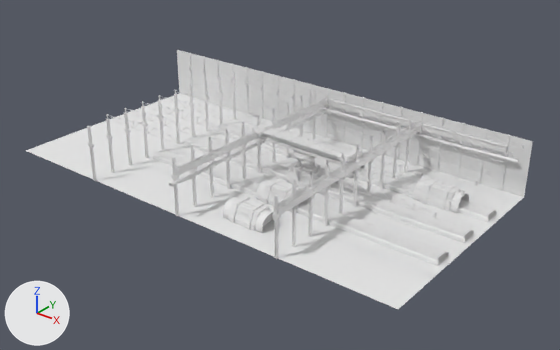
An edit to the Blender file t/mjin2/Effects/l2.blend, drawn before and after from the same camera.
The view is the same before and after, from a 50 mm lens placed at (398.0, -468.0, 295.0), pointed at (23.0, 0.0, 4.0). Arrows for +X, +Y and +Z are at lower left; the lights stay in place.
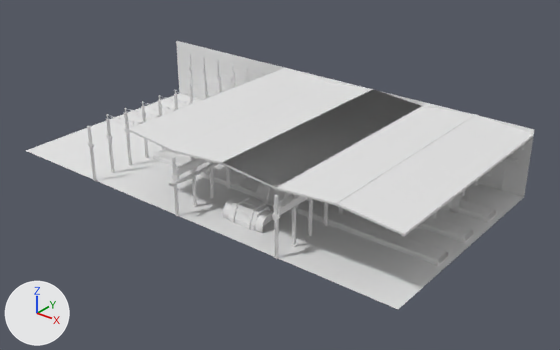
What differs and where, as boxes (x1, y1, x2, y2) in the pictures (560 x 350 px; the box of a moved part takes in the faces that stretch with it):
'Cube', mesh rescaled: before (26, 50, 533, 309); after (26, 41, 535, 309)
'Plane.434', added: after (337, 115, 534, 236)
'Plane.431', added: after (223, 89, 421, 190)
'Plane.433', added: after (277, 106, 476, 206)
'Plane.429', added: after (128, 68, 327, 153)
'Plane.428', added: after (173, 82, 373, 165)
part 1 of me_cube, moved or reshaped: before (177, 50, 533, 197); after (176, 41, 535, 197)
'Plane.210', unchanged, covered by the edit: before (185, 136, 471, 238); after (422, 216, 471, 238)
'Plane.045', unchanged, covered by the edit: before (259, 127, 350, 165)
'Plane.227', unchanged, covered by the edit: before (413, 179, 469, 213); after (440, 192, 469, 213)
'Circle.003', unchanged, covered by the edit: before (169, 110, 519, 187); after (169, 157, 519, 187)

The change, as a diff of the scene's bpy script:
```diff
--- a/t/mjin2/Effects/l2.blend.py
+++ b/t/mjin2/Effects/l2.blend.py
@@ me_cube @@
 me_cube.from_pydata(...)  # 12 vertices, 6 faces; spans x -200.0..200.0, y -100.0..100.0, z 0.0..50.0
 # used by ob_cube; location = (0.0, 0.0, 0.0)
+# me_cube part 1: the whole mesh is scaled about the mesh origin by (1, 1, 1.2)
 me_cube.materials.append(mat_material)
@@ me_plane_027 @@
+me_plane_027.from_pydata(...)  # 376 vertices, 282 faces; spans x 0.0..200.0, y -50.0..0.0, z -1.0..1.0
@@ ob_plane_428 @@
+ob_plane_428 = bpy.data.objects.new('Plane.428', me_plane_027)
+ob_plane_428.location = (50.0, -99.8, 59.4)
+ob_plane_428.rotation_euler = (3.054, 0.0, 1.571)  # degrees (175, 0, 90)
@@ ob_plane_429 @@
+ob_plane_429 = bpy.data.objects.new('Plane.429', me_plane_027)
+ob_plane_429.location = (0.0, -99.8, 55.0)
+ob_plane_429.rotation_euler = (3.229, 0.0, 1.571)  # degrees (185, 0, 90)
@@ ob_plane_431 @@
+ob_plane_431 = bpy.data.objects.new('Plane.431', me_plane_027)
+ob_plane_431.location = (100.0, -99.8, 55.0)
+ob_plane_431.rotation_euler = (3.229, 0.0, 1.571)  # degrees (185, 0, 90)
@@ ob_plane_432 @@
+ob_plane_432 = bpy.data.objects.new('Plane.432', me_plane_027)
+ob_plane_432.location = (100.0, -99.8, 55.0)
+ob_plane_432.rotation_euler = (3.229, 0.0, 1.571)  # degrees (185, 0, 90)
@@ ob_plane_433 @@
+ob_plane_433 = bpy.data.objects.new('Plane.433', me_plane_027)
+ob_plane_433.location = (150.0, -99.8, 59.4)
+ob_plane_433.rotation_euler = (3.054, 0.0, 1.571)  # degrees (175, 0, 90)
@@ ob_plane_434 @@
+ob_plane_434 = bpy.data.objects.new('Plane.434', me_plane_027)
+ob_plane_434.location = (200.0, -99.8, 55.0)
+ob_plane_434.rotation_euler = (3.229, 0.0, 1.571)  # degrees (185, 0, 90)
```
